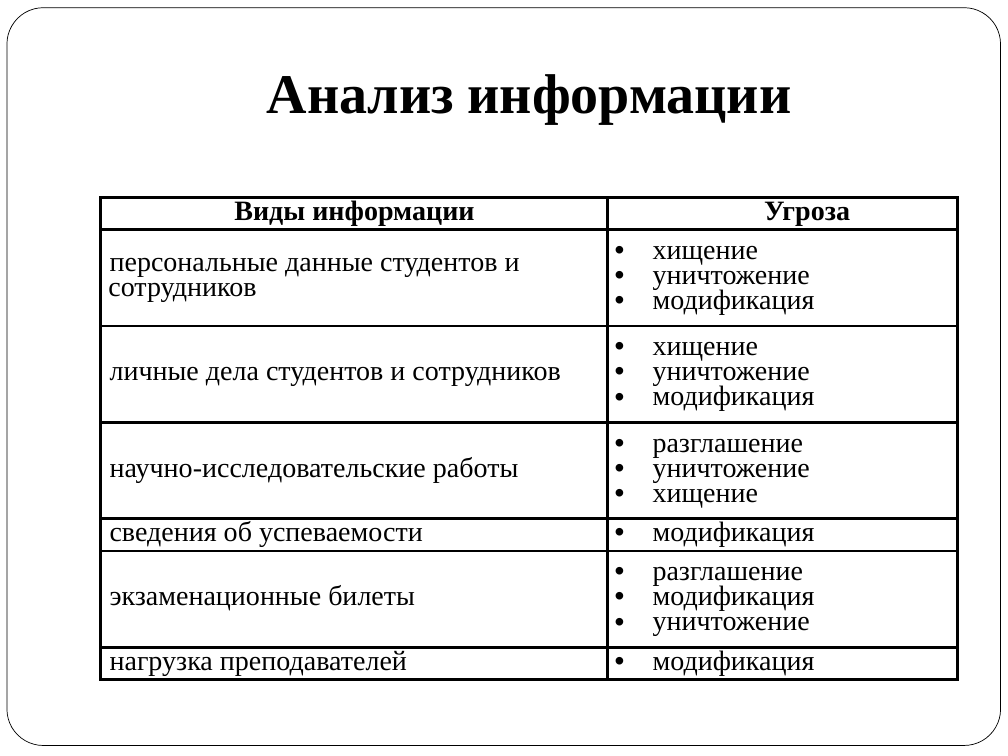
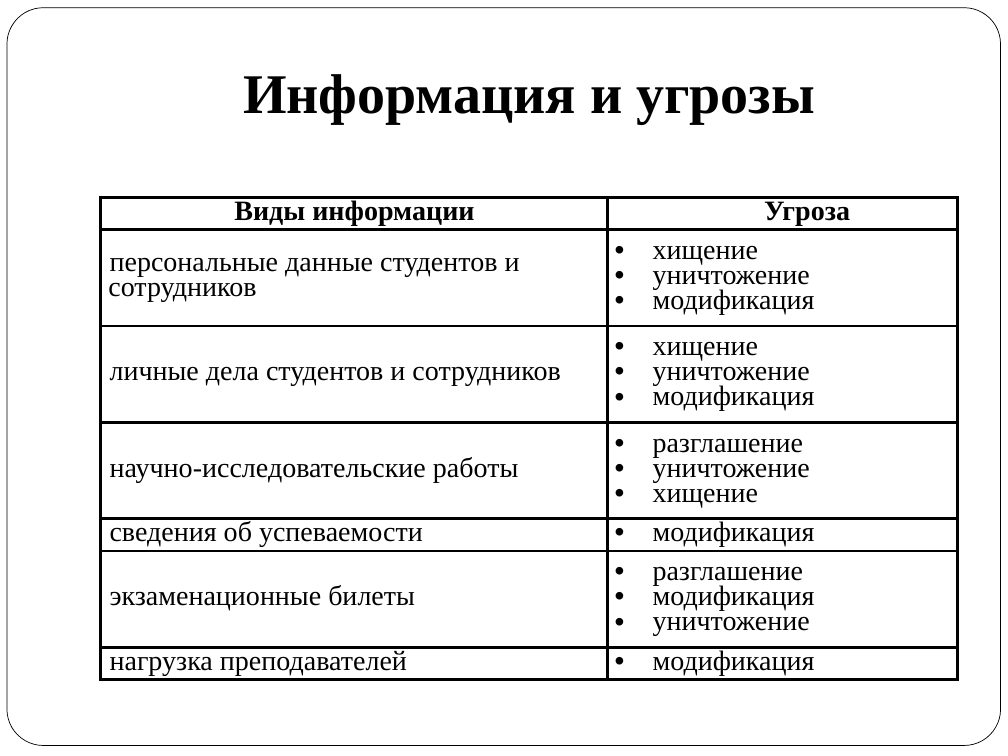
Before and after one commit to vlad324/diploma-rfe, a slide deck: slide 8 of diploma_presentation_radkevich.pptx. Drawn at 1008x756 pixels with LibreOffice and Linux fonts; fonts in the diff are those of the drawing. Boxes give left, top, right and bottom in pixels: in the first picture for what was removed or moved away, otherwise in the second. Text is boxed around its words. In the diff, an @@ line names an element or a change of style, - is before the commit and + after.

```diff
--- a/diploma_presentation_radkevich.pptx
+++ b/diploma_presentation_radkevich.pptx
@@ title at (243,74,815,123): text changed @@
-Анализ информации
+Информация и угрозы
```
Also in this commit, not shown: 1 other slide changed, 2 other files.
